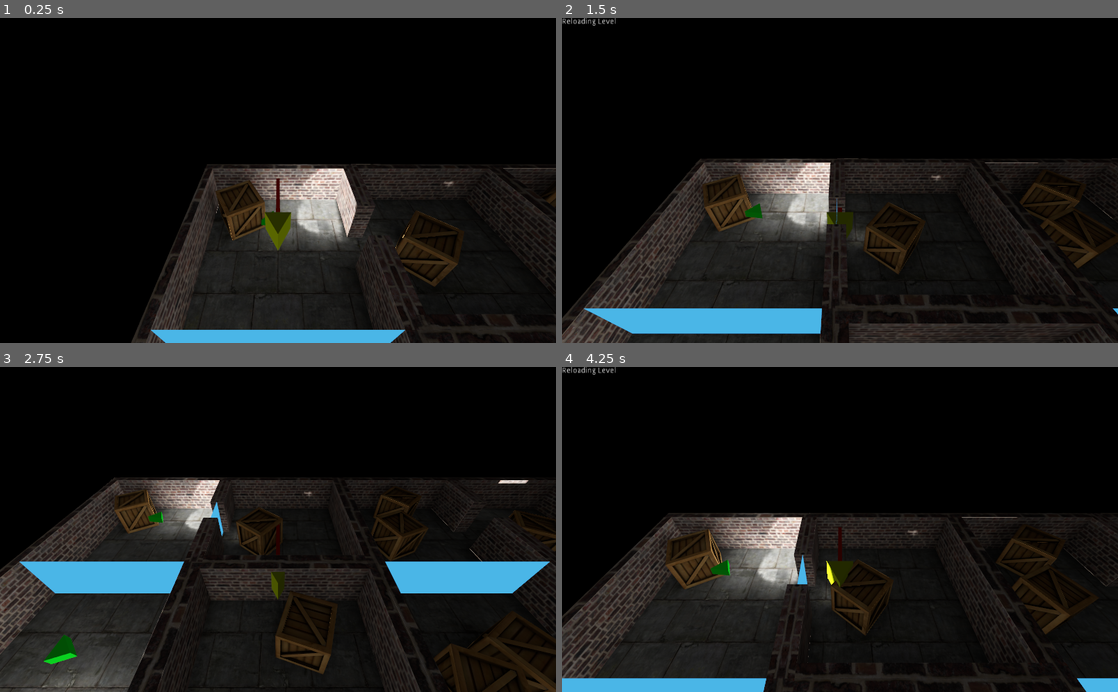
Above: before the commit, frames 1-4 (two rows, left to right).
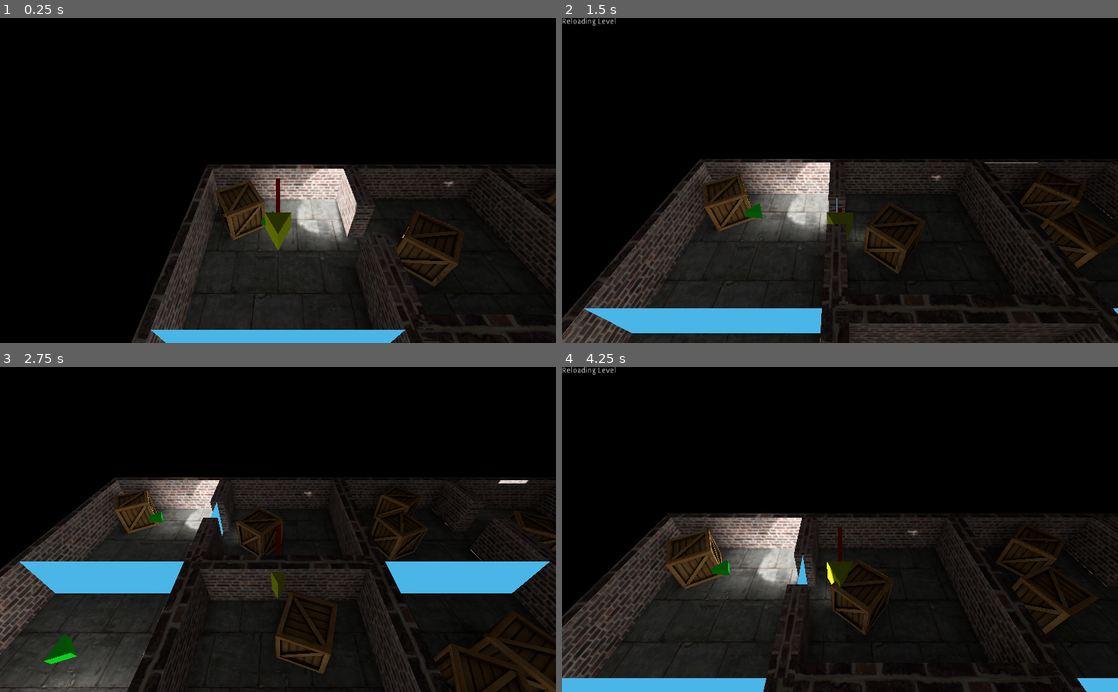
Above: after the commit, the same moments.

Repository: lawnjelly/lportal-demos
Game: Godot game, scene res://Root.tscn
The game is run twice, just before and just after one commit, with the same random seed, the same clock (stepped at 60 frames per second) and the same inputs.
Inputs (mouse positions are in pixels of both pictures, inside the frame that each line leads up to):
- Up to frame 1 (0.25 s): no input
- Up to frame 2 (1.5 s): tap Enter (ui_accept) at 0.5, 0.77 s; move the mouse to (962, 164) at 0.52 s; hold Right (ui_right) 0.53-1.28 s; move the mouse to (728, 196) at 1.27 s; hold Down (ui_down) from 1.28 s (still down)
- Up to frame 3 (2.75 s): tap Enter (ui_accept) at 1.52 s; move the mouse to (333, 458) at 2.02 s; release Down (ui_down) at 2.03 s; hold Right (ui_right) from 2.03 s (still down)
- Up to frame 4 (4.25 s): move the mouse to (812, 594) at 2.77 s; release Right (ui_right) at 2.78 s; hold Up (ui_up) 2.78-3.53 s; tap Enter (ui_accept) at 3.02, 3.77 s; move the mouse to (1006, 578) at 3.52 s; hold Left (ui_left) from 3.53 s (still down)

The runs differ from the first frame. In frame 1, 0.2% of the frame differs, in the area x 26-100%, y 44-100%; in frame 2, 0.4%, in the area x 0-100%, y 43-99%; in frame 3, 0.4%; in frame 4, 0.4%.
Error in both runs: Invalid call. Nonexistent function 'rooms_convert' in base 'Node'. (res://Root.gd:72)

Commit message:
Disabled MSAA in project settings

Diff:
--- a/BoxRooms/project.godot
+++ b/BoxRooms/project.godot
@@ -45,5 +45,4 @@
 quality/shadow_atlas/size.mobile=512
 quality/shadows/filter_mode=0
 environment/default_clear_color=Color( 0, 0, 0, 1 )
-quality/filters/msaa=4
 environment/default_environment="res://world_env.tres"
